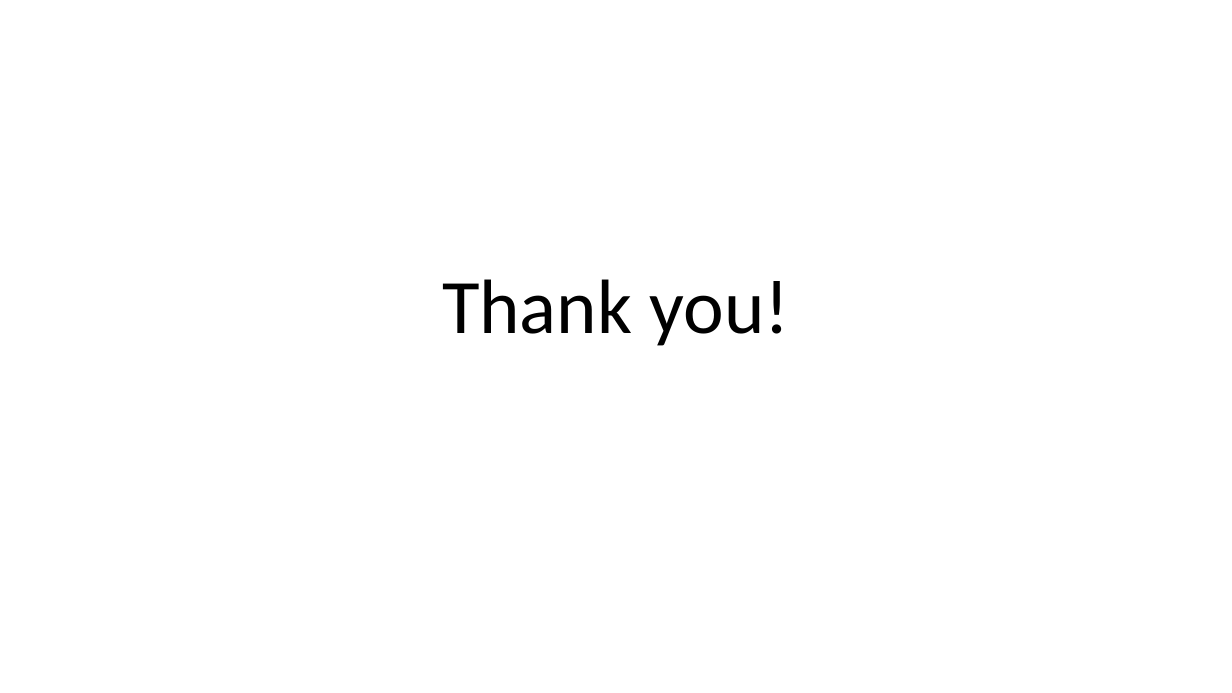
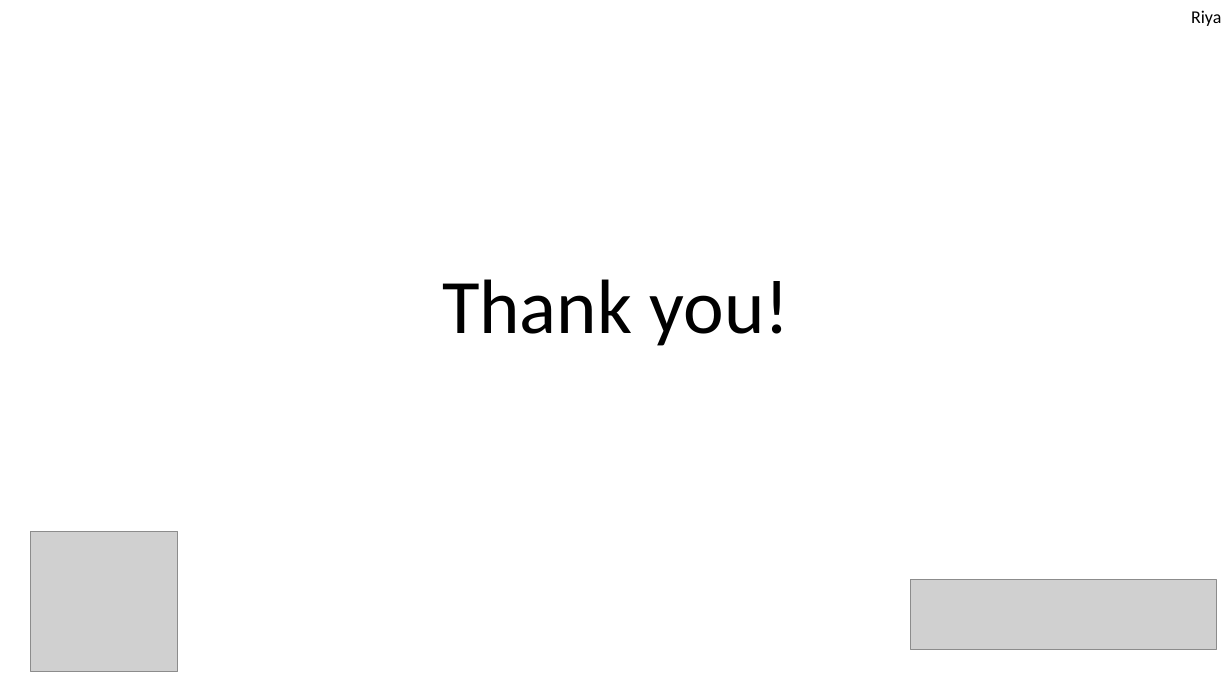
Before and after one commit to LegoRisingStars/Challenge2025, a slide deck: slide 14 of Unearthed Innovation Project - Rising Stars.pptx (slide 13 before the commit). Drawn at 1232x693 pixels with LibreOffice and Linux fonts; fonts in the diff are those of the drawing; grey boxes stand for pictures. Boxes give left, top, right and bottom in pixels: in the first picture for what was removed or moved away, otherwise in the second. Text is boxed around its words. In the diff, an @@ line names an element or a change of style, - is before the commit and + after.

```diff
--- a/Unearthed Innovation Project - Rising Stars.pptx
+++ b/Unearthed Innovation Project - Rising Stars.pptx
@@ text added at box(1191, 10, 1221, 26), 14 pt, text #000000 @@
+Riya
@@ picture added at box(30, 531, 177, 672) @@
@@ picture added at box(910, 579, 1216, 650) @@
```
Also in this commit, not shown: 12 other slides changed, 3 slides added, 1 slide removed, 2 other files.
